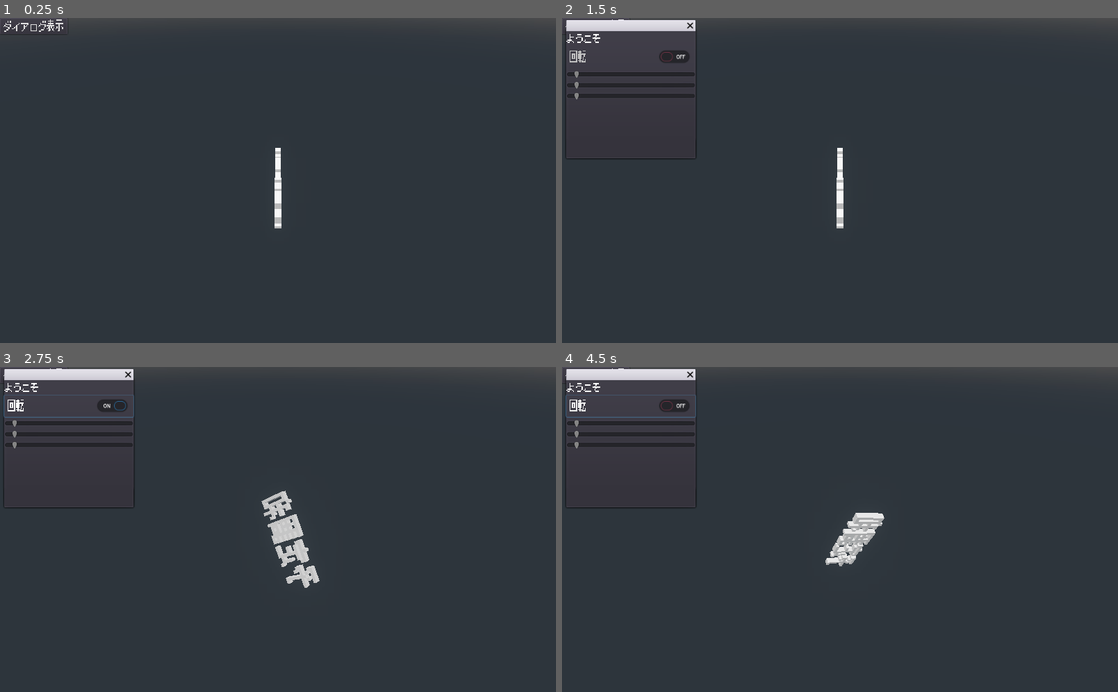
Above: before the commit, frames 1-4 (two rows, left to right).
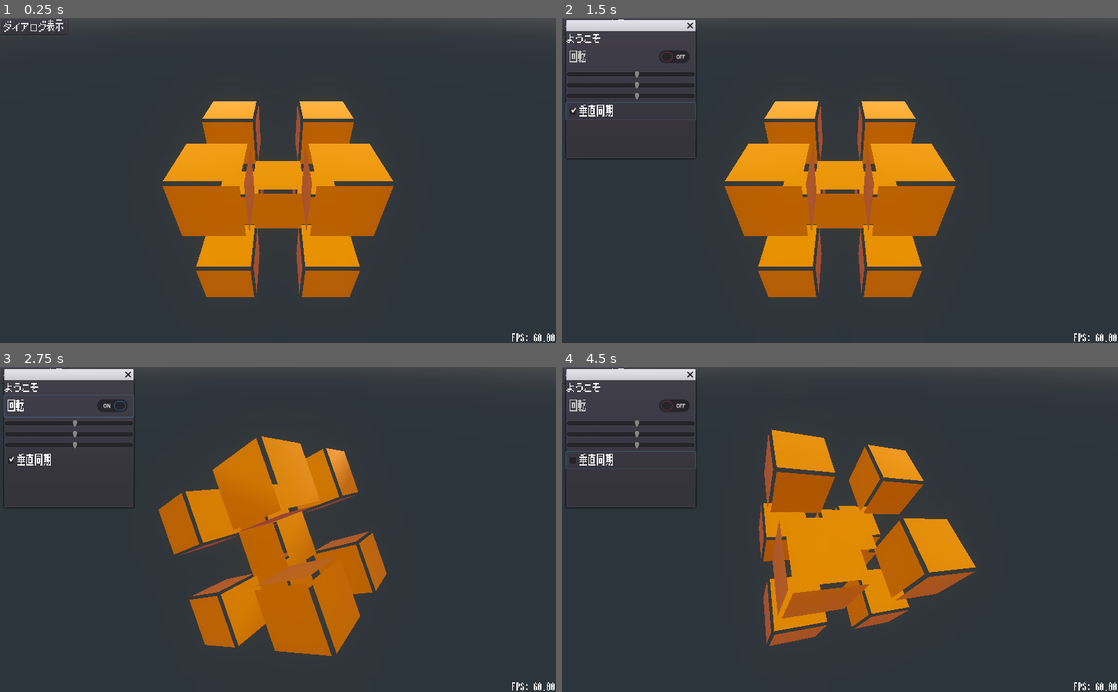
Above: after the commit, the same moments.

Repository: totoki-kei/godot_proj4
Game: Godot game, scene res://Scene1.tscn
The game is run twice, just before and just after one commit, with the same random seed, the same clock (stepped at 60 frames per second) and the same inputs.
Inputs (mouse positions are in pixels of both pictures, inside the frame that each line leads up to):
- Up to frame 1 (0.25 s): no input
- Up to frame 2 (1.5 s): click "ダイアログ表示" at 0.5 s; click (628, 112) at 1.25 s, where only the run after the commit has a clickable "垂直同期"
- Up to frame 3 (2.75 s): click "回転" at 2 s
- Up to frame 4 (4.5 s): click "ダイアログ表示" at 2.75 s; click "回転" at 3.5 s; click (628, 461) at 4.25 s, where only the run after the commit has a clickable "垂直同期"

The runs differ from the first frame. In frame 1, 15% of the frame differs, in the area x 29-100%, y 25-100%; in frame 2, 16%, in the area x 0-100%, y 16-100%; in frame 3, 16%; in frame 4, 15%.

Commit message:
クリックすると消える

Diff:
--- /dev/null
+++ b/Kdks.gd
@@ -0,0 +1,25 @@
+extends Area
+
+
+# Declare member variables here. Examples:
+# var a = 2
+# var b = "text"
+
+# clicked(node)
+signal clicked
+
+# Called when the node enters the scene tree for the first time.
+func _ready():
+	pass # Replace with function body.
+
+
+# Called every frame. 'delta' is the elapsed time since the previous frame.
+#func _process(delta):
+#	pass
+
+
+func _on_Kdks_input_event(camera, event, position, normal, shape_idx):
+	var mouse_button_event = event as InputEventMouseButton
+	if mouse_button_event and mouse_button_event.pressed :
+		emit_signal("clicked", self)
+		pass # Replace with function body.
--- a/Kdks.tscn
+++ b/Kdks.tscn
@@ -1,6 +1,7 @@
-[gd_scene load_steps=4 format=2]
+[gd_scene load_steps=5 format=2]
 
 [ext_resource path="res://materials/Kdks.tres" type="Material" id=1]
+[ext_resource path="res://Kdks.gd" type="Script" id=2]
 
 [sub_resource type="CubeMesh" id=1]
 size = Vector3( 1, 1, 1 )
@@ -9,7 +10,7 @@
 extents = Vector3( 1.5, 1.5, 1.5 )
 
 [node name="Kdks" type="Area"]
-transform = Transform( 2, 0, 0, 0, 2, 0, 0, 0, 2, 0, 0, 0 )
+script = ExtResource( 2 )
 
 [node name="CubeCore" type="MeshInstance" parent="."]
 mesh = SubResource( 1 )
@@ -57,3 +58,5 @@
 
 [node name="CollisionShape" type="CollisionShape" parent="."]
 shape = SubResource( 2 )
+
+[connection signal="input_event" from="." to="." method="_on_Kdks_input_event"]
--- a/Scene1.gd
+++ b/Scene1.gd
@@ -12,10 +12,20 @@
 
 # Called when the node enters the scene tree for the first time.
 func _ready():
+	var err := OK
+	Engine.target_fps = 0
 	$CanvasLayer/PopupDialog/VBoxContainer/CheckButton.pressed = rotating
 	$CanvasLayer/PopupDialog/VBoxContainer/HSliderX.value = rotation_x
 	$CanvasLayer/PopupDialog/VBoxContainer/HSliderY.value = rotation_y
 	$CanvasLayer/PopupDialog/VBoxContainer/HSliderZ.value = rotation_z
+	err = $MeshInstance/Kdks.connect("clicked", self, "_on_Kdks_clicked", [], CONNECT_ONESHOT)
+	assert(err == OK)
+	pass
+
+func _on_Kdks_clicked(node : Node) :
+	print_tree()
+	print("Clicked: ", node)
+	node.queue_free()
 	pass
 
 
@@ -23,9 +33,9 @@
 func _process(delta):
 	if rotating:
 		var rot = Vector3(rotation_x, rotation_y, rotation_z)
-		$MeshInstance.rotate(rot.normalized(), delta * rot.length())
-	pass
-
+		if rot.length_squared() > 0 :
+			$MeshInstance.rotate(rot.normalized(), delta * rot.length())
+	$CanvasLayer/FPSLabel.text = "FPS: %2.2f" % (1.0 / delta)
 
 func _on_Button_pressed():
 	$CanvasLayer/PopupDialog.popup()
@@ -33,8 +43,6 @@
 
 func _on_CheckButton_toggled(button_pressed):
 	rotating = button_pressed
-
-
 
 func _on_HSliderX_value_changed(value: float) -> void:
 	rotation_x  = value
@@ -45,3 +53,8 @@
 
 func _on_HSliderZ_value_changed(value: float) -> void:
 	rotation_z = value
+
+
+func _on_VsyncCheckBox_toggled(button_pressed):
+	ProjectSettings.set_setting("display/window/vsync/use_vsync", button_pressed)
+#	ProjectSettings.set_setting("display/window/vsync/vsync_via_compositor", button_pressed)
--- a/Scene1.tscn
+++ b/Scene1.tscn
@@ -1,26 +1,33 @@
-[gd_scene load_steps=6 format=2]
+[gd_scene load_steps=4 format=2]
 
 [ext_resource path="res://ui_theme.tres" type="Theme" id=1]
 [ext_resource path="res://Scene1.gd" type="Script" id=2]
-[ext_resource path="res://assets/k8x12S.ttf" type="DynamicFontData" id=3]
-
-[sub_resource type="DynamicFont" id=1]
-size = 80
-font_data = ExtResource( 3 )
-
-[sub_resource type="TextMesh" id=2]
-text = "予定調和"
-font = SubResource( 1 )
-depth = 0.125
+[ext_resource path="res://Kdks.tscn" type="PackedScene" id=4]
 
 [node name="Spatial" type="Spatial"]
 script = ExtResource( 2 )
 
+[node name="MeshInstance" type="MeshInstance" parent="."]
+
+[node name="Kdks" parent="MeshInstance" instance=ExtResource( 4 )]
+
+[node name="Camera" type="Camera" parent="."]
+transform = Transform( -4.37114e-08, 0.615648, -0.788021, 0, 0.788021, 0.615648, 1, 2.69108e-08, -3.44455e-08, -3.881, 3.418, 0 )
+current = true
+
 [node name="CanvasLayer" type="CanvasLayer" parent="."]
+
+[node name="Button" type="Button" parent="CanvasLayer"]
+margin_right = 124.109
+margin_bottom = 30.0
+theme = ExtResource( 1 )
+text = "ダイアログ表示"
 
 [node name="PopupDialog" type="WindowDialog" parent="CanvasLayer"]
 margin_right = 238.0
 margin_bottom = 235.0
+window_title = "設定"
+resizable = true
 
 [node name="VBoxContainer" type="VBoxContainer" parent="CanvasLayer/PopupDialog"]
 anchor_right = 1.0
@@ -43,44 +50,50 @@
 margin_top = 72.0
 margin_right = 238.0
 margin_bottom = 88.0
-max_value = 20.0
+min_value = -10.0
+max_value = 10.0
 step = 0.1
-page = 1.0
 value = 1.0
 
 [node name="HSliderY" type="HSlider" parent="CanvasLayer/PopupDialog/VBoxContainer"]
-margin_top = 72.0
+margin_top = 92.0
 margin_right = 238.0
-margin_bottom = 88.0
-max_value = 20.0
+margin_bottom = 108.0
+min_value = -10.0
+max_value = 10.0
 step = 0.1
-page = 1.0
 value = 1.0
 
 [node name="HSliderZ" type="HSlider" parent="CanvasLayer/PopupDialog/VBoxContainer"]
-margin_top = 72.0
+margin_top = 112.0
 margin_right = 238.0
-margin_bottom = 88.0
-max_value = 20.0
+margin_bottom = 128.0
+min_value = -10.0
+max_value = 10.0
 step = 0.1
-page = 1.0
 value = 1.0
 
-[node name="Button" type="Button" parent="CanvasLayer"]
-margin_right = 12.0
-margin_bottom = 20.0
+[node name="VsyncCheckBox" type="CheckBox" parent="CanvasLayer/PopupDialog/VBoxContainer"]
+margin_top = 132.0
+margin_right = 238.0
+margin_bottom = 164.0
+text = "垂直同期"
+
+[node name="FPSLabel" type="Label" parent="CanvasLayer"]
+anchor_left = 1.0
+anchor_top = 1.0
+anchor_right = 1.0
+anchor_bottom = 1.0
+margin_left = -40.0
+margin_top = -14.0
+grow_horizontal = 0
+grow_vertical = 0
 theme = ExtResource( 1 )
-text = "ダイアログ表示"
+text = "FPS: XXX"
 
-[node name="MeshInstance" type="MeshInstance" parent="."]
-mesh = SubResource( 2 )
-
-[node name="Camera" type="Camera" parent="."]
-transform = Transform( -4.37114e-08, 0.615648, -0.788021, 0, 0.788021, 0.615648, 1, 2.69108e-08, -3.44455e-08, -3.881, 3.418, 0 )
-current = true
-
+[connection signal="pressed" from="CanvasLayer/Button" to="." method="_on_Button_pressed"]
 [connection signal="toggled" from="CanvasLayer/PopupDialog/VBoxContainer/CheckButton" to="." method="_on_CheckButton_toggled"]
 [connection signal="value_changed" from="CanvasLayer/PopupDialog/VBoxContainer/HSliderX" to="." method="_on_HSliderX_value_changed"]
 [connection signal="value_changed" from="CanvasLayer/PopupDialog/VBoxContainer/HSliderY" to="." method="_on_HSliderY_value_changed"]
 [connection signal="value_changed" from="CanvasLayer/PopupDialog/VBoxContainer/HSliderZ" to="." method="_on_HSliderZ_value_changed"]
-[connection signal="pressed" from="CanvasLayer/Button" to="." method="_on_Button_pressed"]
+[connection signal="toggled" from="CanvasLayer/PopupDialog/VBoxContainer/VsyncCheckBox" to="." method="_on_VsyncCheckBox_toggled"]
--- a/project.godot
+++ b/project.godot
@@ -8,11 +8,25 @@
 
 config_version=4
 
+_global_script_classes=[ {
+"base": "Object",
+"class": "Utility",
+"language": "GDScript",
+"path": "res://scripts/Utility.gd"
+} ]
+_global_script_class_icons={
+"Utility": ""
+}
+
 [application]
 
 config/name="_proj4"
 run/main_scene="res://Scene1.tscn"
 config/icon="res://icon.png"
+
+[debug]
+
+gdscript/completion/autocomplete_setters_and_getters=true
 
 [gui]
 
--- /dev/null
+++ b/scripts/Utility.gd
@@ -0,0 +1,5 @@
+extends Object
+class_name Utility
+
+func _init():
+	assert(false, "DO NOT Create Utility class instance!")
Not shown, changed: .gitignore
